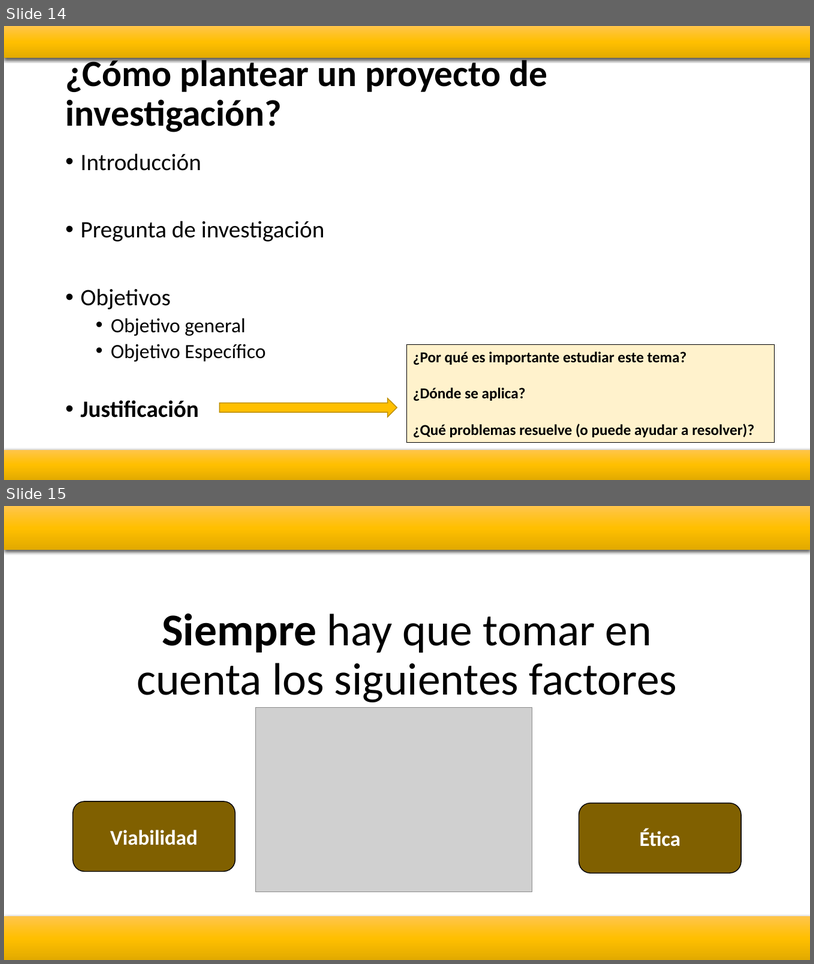
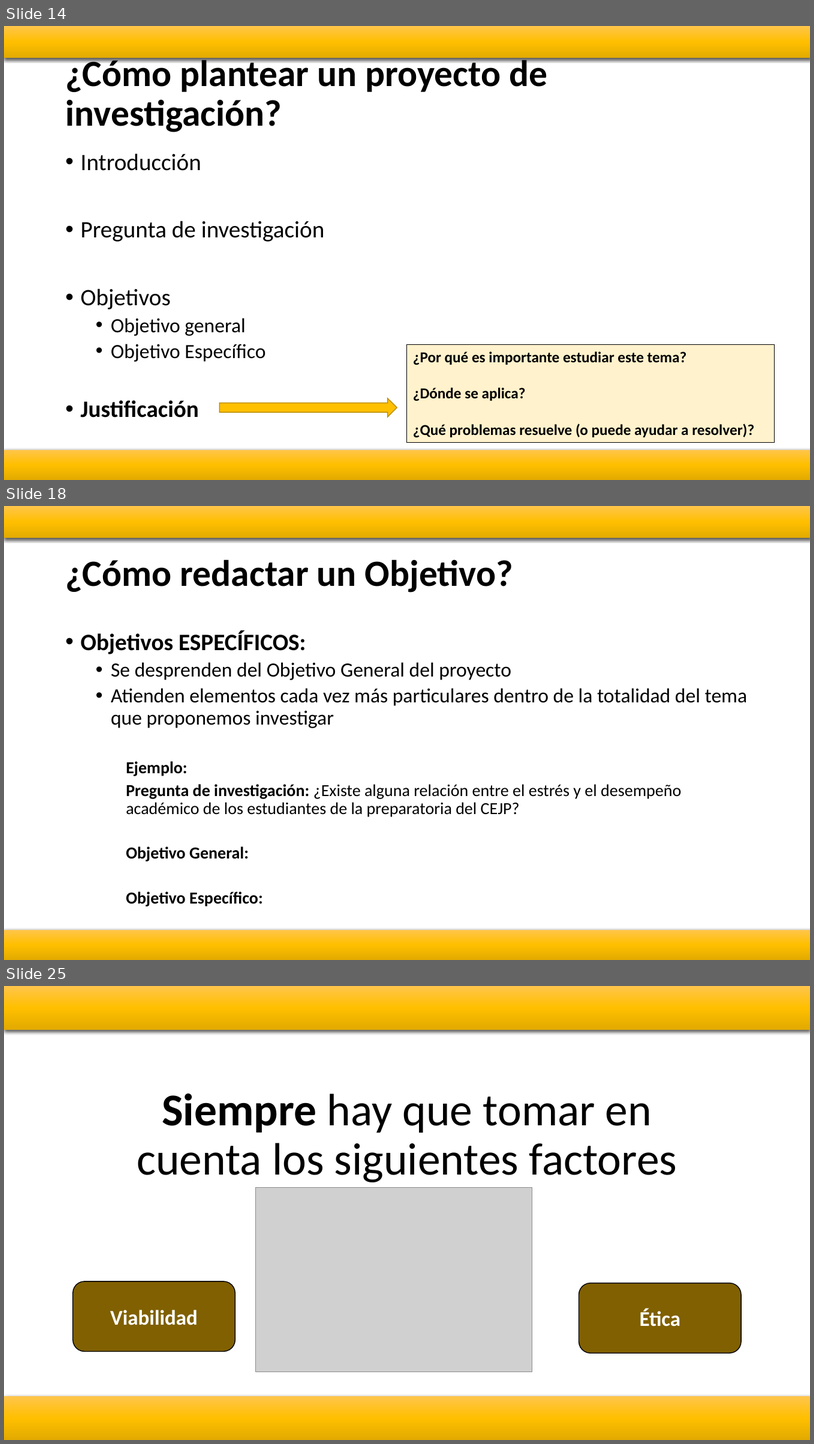
Before and after one commit to Adrifelcha/afchavez-019, a slide deck: JeanPiaget/2019-2020/Presentaciones/2_Un2_VI_Planteamiento.pptx. Shown one above the other, each under a label of ours: slides 14 and 15 before the commit, slides 14, 18 and 25 after it; the slides between them are not shown. The pictures are 814x964 and 814x1444 pixels, drawn with LibreOffice and Linux fonts; fonts in the diff are those of the drawing; grey boxes stand for pictures. Boxes give left, top, right and bottom in pixels: in the first picture for what was removed or moved away, otherwise in the second. Text is boxed around its words. In the diff, an @@ line names an element or a change of style, - is before the commit and + after.

```diff
--- a/JeanPiaget/2019-2020/Presentaciones/2_Un2_VI_Planteamiento.pptx
+++ b/JeanPiaget/2019-2020/Presentaciones/2_Un2_VI_Planteamiento.pptx
@@ slide 18 added at (4, 506, 810, 960), background #FFFFFF @@
@@ rectangle added at (4, 506, 810, 538), fill gradient #FFC64B to #FFC000 to #E3AB00 @@
@@ title added at (65, 559, 513, 592), 44 pt, text #000000, bold @@
+¿Cómo redactar un Objetivo?
@@ text added at (81, 630, 748, 906), 20 pt, text #000000 @@
+• Objetivos ESPECÍFICOS:
+  • Se desprenden del Objetivo General del proyecto
+  • Atienden elementos cada vez más particulares dentro de la totalidad del tema que proponemos investigar
+    Ejemplo:
+    Pregunta de investigación: ¿Existe alguna relación entre el estrés y el desempeño académico de los estudiantes de la preparatoria del CEJP?
+    Objetivo General:
+    Objetivo Específico:
@@ rectangle added at (4, 930, 810, 960), fill gradient #FFC64B to #FFC000 to #E3AB00 @@
@@ what was slide 15 is now slide 25 @@
```
Also in this commit, not shown: 9 other slides added, 5 other files.
